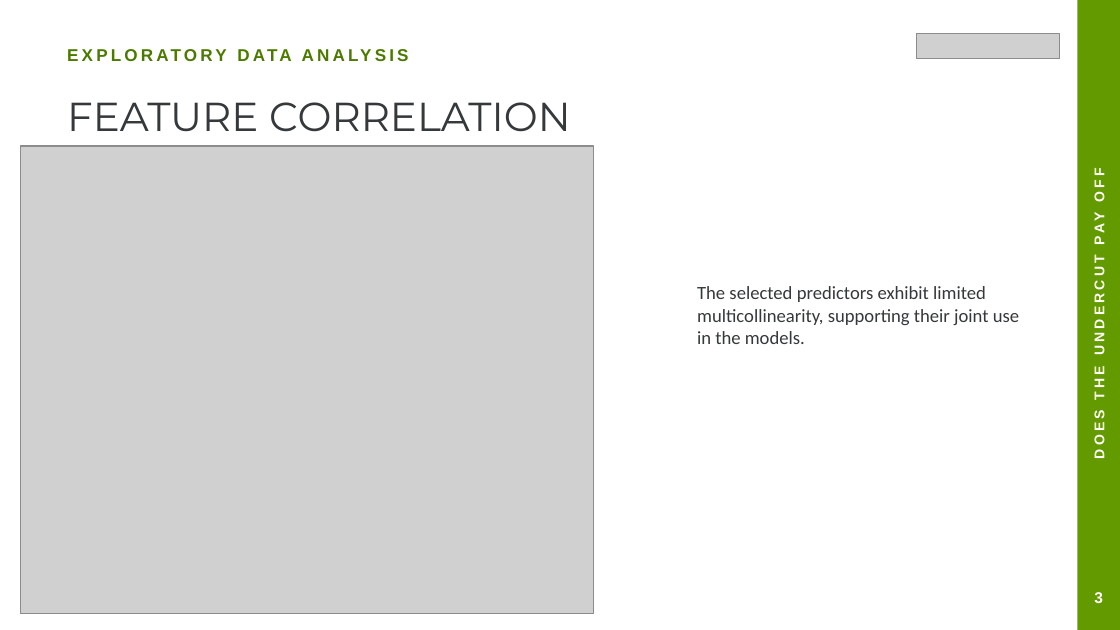
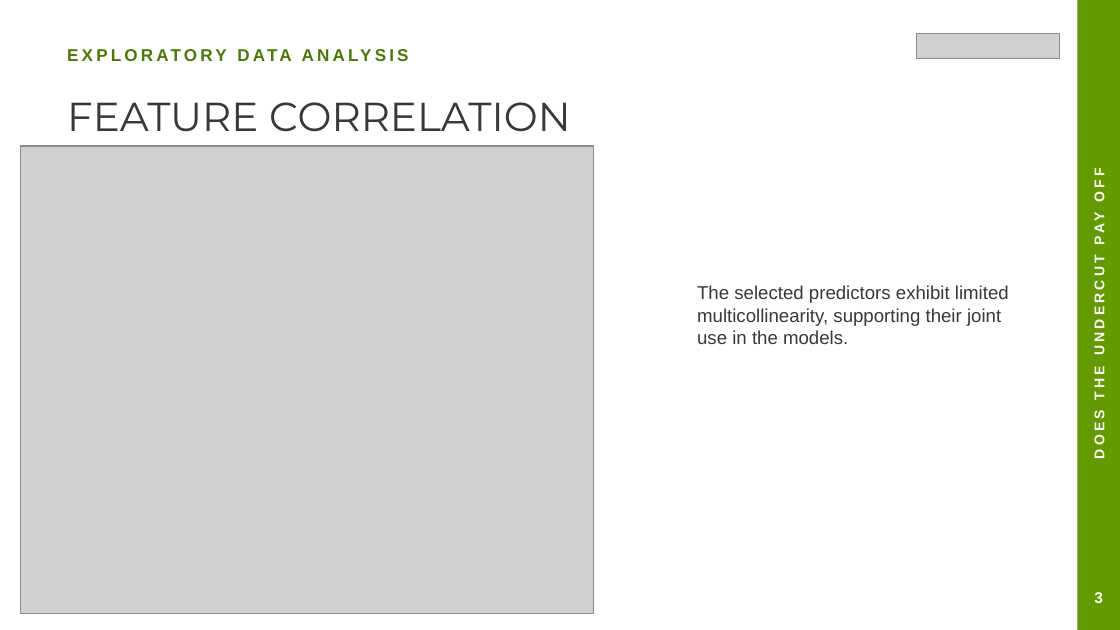
Before and after one commit to Munish0303/dai-mission-group-K, a slide deck: slide 7 of presentation.pptx. Drawn at 1120x630 pixels with LibreOffice and Linux fonts; fonts in the diff are those of the drawing; grey boxes stand for pictures. Boxes give left, top, right and bottom in pixels: in the first picture for what was removed or moved away, otherwise in the second. Text is boxed around its words. In the diff, an @@ line names an element or a change of style, - is before the commit and + after.

```diff
--- a/presentation.pptx
+++ b/presentation.pptx
@@ text "The selected predictors exhibit limited ..." at [697, 285, 1009, 344]: font Calibri to Arial @@
```
Also in this commit, not shown: 6 other slides changed, 1 other file.
